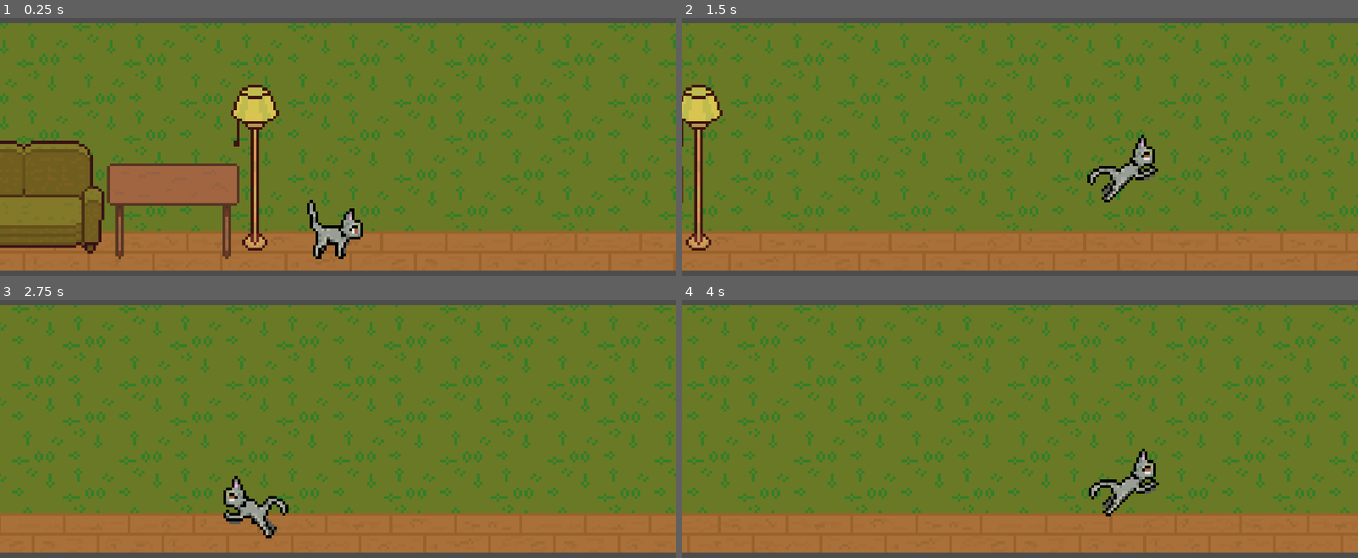
Above: before the commit, frames 1-4 (two rows, left to right).
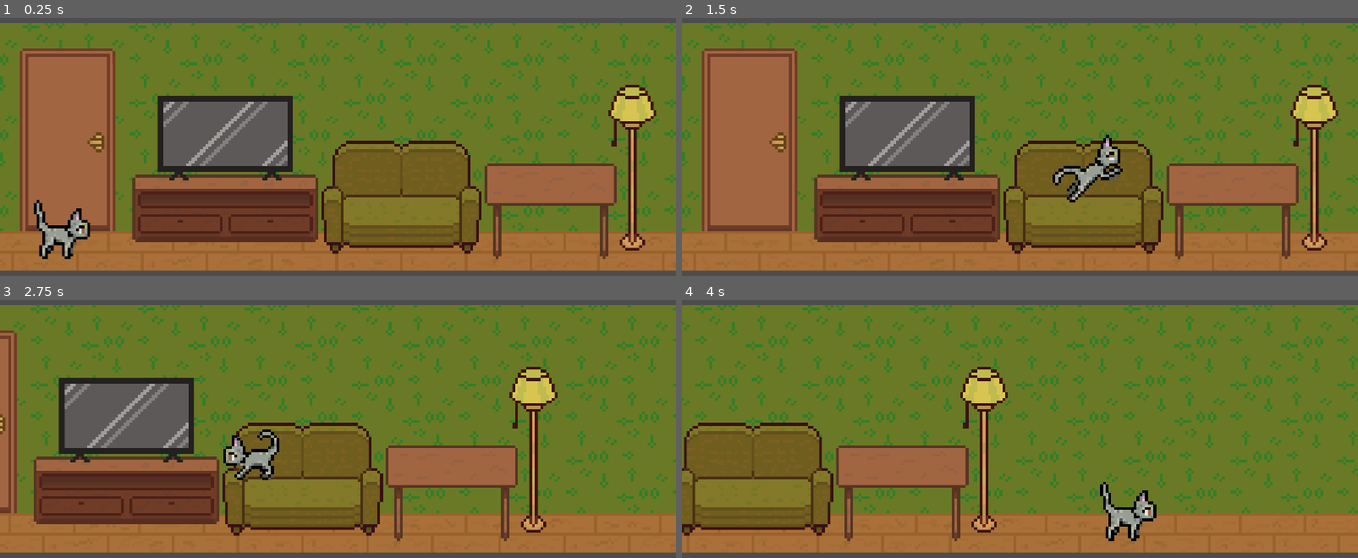
Above: after the commit, the same moments.

Repository: Treno1/NaughtyCat
Game: Godot game, scene res://scenes/game.tscn
Two runs of this game, one before a commit and one after it. Both use one fixed random seed, a clock stepped at 60 frames per second and the inputs below.
Inputs:
- Up to frame 1 (0.25 s): no input
- Up to frame 2 (1.5 s): tap Enter (ui_accept) at 0.5, 0.6 s; hold Right (ui_right) from 0.53 s (still down); tap Space (jump) at 0.77, 0.8, 1.07, 1.35 s
- Up to frame 3 (2.75 s): tap Space (jump) at 1.52, 1.82, 2.3 s; tap Enter (ui_accept) at 1.55, 2.1 s; release Right (ui_right) at 2.03 s; hold Left (ui_left) from 2.03 s (still down)
- Up to frame 4 (4 s): release Left (ui_left) at 2.78 s; hold Right (ui_right) from 2.78 s (still down); tap Enter (ui_accept) at 2.85 s; tap Space (jump) at 3.02, 3.32, 3.6, 3.77 s

The runs differ from the first frame. In frame 1, 47% of the frame differs, in the area x 0-100%, y 1-94%; in frame 2, 45%; in frame 3, 38%; in frame 4, 26%.

Commit message:
Land animations

Diff:
--- a/character_body_2d.gd
+++ /dev/null
@@ -1,25 +0,0 @@
-extends CharacterBody2D
-
-
-const SPEED = 130.0
-const JUMP_VELOCITY = -300.0
-
-
-func _physics_process(delta: float) -> void:
-	# Add the gravity.
-	if not is_on_floor():
-		velocity += get_gravity() * delta
-
-	# Handle jump.
-	if Input.is_action_just_pressed("ui_accept") and is_on_floor():
-		velocity.y = JUMP_VELOCITY
-
-	# Get the input direction and handle the movement/deceleration.
-	# As good practice, you should replace UI actions with custom gameplay actions.
-	var direction := Input.get_axis("ui_left", "ui_right")
-	if direction:
-		velocity.x = direction * SPEED
-	else:
-		velocity.x = move_toward(velocity.x, 0, SPEED)
-
-	move_and_slide()
--- a/project.godot
+++ b/project.godot
@@ -14,6 +14,10 @@
 run/main_scene="uid://c8i4g673wuxt1"
 config/features=PackedStringArray("4.5", "Forward Plus")
 config/icon="res://icon.svg"
+
+[autoload]
+
+Game="*res://scripts/game.gd"
 
 [display]
 
--- a/scenes/game.tscn
+++ b/scenes/game.tscn
@@ -1,7 +1,9 @@
-[gd_scene load_steps=10 format=3 uid="uid://c8i4g673wuxt1"]
+[gd_scene load_steps=18 format=3 uid="uid://c8i4g673wuxt1"]
 
+[ext_resource type="Script" uid="uid://bao8i56q8jlrq" path="res://scripts/game.gd" id="1_lbhrr"]
 [ext_resource type="PackedScene" uid="uid://co1pxrnjscwd0" path="res://scenes/player.tscn" id="1_uwrxv"]
 [ext_resource type="Texture2D" uid="uid://b5b28wckvo4ot" path="res://assets/sprites/lvl1/Room.png" id="1_yqjtg"]
+[ext_resource type="PackedScene" uid="uid://cocn3nc3mwbvg" path="res://scenes/landing_collision.tscn" id="3_lnu2h"]
 
 [sub_resource type="WorldBoundaryShape2D" id="WorldBoundaryShape2D_uwrxv"]
 
@@ -13,26 +15,44 @@
 normal = Vector2(-1, 0)
 distance = -556.0
 
+[sub_resource type="RectangleShape2D" id="RectangleShape2D_p57ef"]
+size = Vector2(62, 27)
+
 [sub_resource type="RectangleShape2D" id="RectangleShape2D_yqjtg"]
 size = Vector2(64, 3)
+
+[sub_resource type="RectangleShape2D" id="RectangleShape2D_u5sy4"]
+size = Vector2(40, 27)
 
 [sub_resource type="RectangleShape2D" id="RectangleShape2D_lnu2h"]
 size = Vector2(41, 3)
 
+[sub_resource type="RectangleShape2D" id="RectangleShape2D_gee14"]
+size = Vector2(6, 27)
+
 [sub_resource type="RectangleShape2D" id="RectangleShape2D_lbhrr"]
 size = Vector2(7, 2)
+
+[sub_resource type="RectangleShape2D" id="RectangleShape2D_0tnpc"]
+size = Vector2(6, 27)
+
+[sub_resource type="RectangleShape2D" id="RectangleShape2D_vtaks"]
+size = Vector2(44, 27)
 
 [sub_resource type="RectangleShape2D" id="RectangleShape2D_iywne"]
 size = Vector2(44.75, 3)
 
+[sub_resource type="WorldBoundaryShape2D" id="WorldBoundaryShape2D_kvpfn"]
+
 [node name="Game" type="Node2D"]
+script = ExtResource("1_lbhrr")
 
 [node name="Sprite2D" type="Sprite2D" parent="."]
 position = Vector2(206, 20)
 texture = ExtResource("1_yqjtg")
 
 [node name="Player" parent="." instance=ExtResource("1_uwrxv")]
-position = Vector2(110, 55)
+position = Vector2(-121, 59)
 
 [node name="Camera2D" type="Camera2D" parent="Player"]
 position = Vector2(0, -36)
@@ -61,12 +81,28 @@
 
 [node name="TvStand" type="StaticBody2D" parent="Surfaces"]
 
+[node name="Landing5" parent="Surfaces/TvStand" instance=ExtResource("3_lnu2h")]
+unique_name_in_owner = true
+visible = false
+position = Vector2(-64, 18)
+
+[node name="CollisionShape2D" type="CollisionShape2D" parent="Surfaces/TvStand/Landing5"]
+shape = SubResource("RectangleShape2D_p57ef")
+
 [node name="CollisionShape2D" type="CollisionShape2D" parent="Surfaces/TvStand"]
 position = Vector2(-64, 34)
 shape = SubResource("RectangleShape2D_yqjtg")
 one_way_collision = true
 
 [node name="CouchSit" type="StaticBody2D" parent="Surfaces"]
+
+[node name="Landing4" parent="Surfaces/CouchSit" instance=ExtResource("3_lnu2h")]
+unique_name_in_owner = true
+visible = false
+position = Vector2(-2, 29)
+
+[node name="CollisionShape2D" type="CollisionShape2D" parent="Surfaces/CouchSit/Landing4"]
+shape = SubResource("RectangleShape2D_u5sy4")
 
 [node name="CollisionShape2D" type="CollisionShape2D" parent="Surfaces/CouchSit"]
 position = Vector2(-1.5, 44.5)
@@ -75,12 +111,28 @@
 
 [node name="CouchLeftArmrest" type="StaticBody2D" parent="Surfaces"]
 
+[node name="Landing3" parent="Surfaces/CouchLeftArmrest" instance=ExtResource("3_lnu2h")]
+unique_name_in_owner = true
+visible = false
+position = Vector2(-27, 24)
+
+[node name="CollisionShape2D" type="CollisionShape2D" parent="Surfaces/CouchLeftArmrest/Landing3"]
+shape = SubResource("RectangleShape2D_gee14")
+
 [node name="CollisionShape2D" type="CollisionShape2D" parent="Surfaces/CouchLeftArmrest"]
 position = Vector2(-26, 39)
 shape = SubResource("RectangleShape2D_lbhrr")
 one_way_collision = true
 
 [node name="CouchRightArmrest" type="StaticBody2D" parent="Surfaces"]
+
+[node name="Landing2" parent="Surfaces/CouchRightArmrest" instance=ExtResource("3_lnu2h")]
+unique_name_in_owner = true
+visible = false
+position = Vector2(23, 24)
+
+[node name="CollisionShape2D" type="CollisionShape2D" parent="Surfaces/CouchRightArmrest/Landing2"]
+shape = SubResource("RectangleShape2D_0tnpc")
 
 [node name="CollisionShape2D" type="CollisionShape2D" parent="Surfaces/CouchRightArmrest"]
 position = Vector2(23, 39)
@@ -89,7 +141,27 @@
 
 [node name="Table" type="StaticBody2D" parent="Surfaces"]
 
+[node name="Landing" parent="Surfaces/Table" instance=ExtResource("3_lnu2h")]
+visible = false
+position = Vector2(51, 22)
+
+[node name="CollisionShape2D" type="CollisionShape2D" parent="Surfaces/Table/Landing"]
+shape = SubResource("RectangleShape2D_vtaks")
+
 [node name="CollisionShape2D" type="CollisionShape2D" parent="Surfaces/Table"]
 position = Vector2(51.375, 37)
 shape = SubResource("RectangleShape2D_iywne")
 one_way_collision = true
+
+[node name="FloorLanding" parent="." instance=ExtResource("3_lnu2h")]
+visible = false
+position = Vector2(114, 27)
+
+[node name="CollisionShape2D" type="CollisionShape2D" parent="FloorLanding"]
+shape = SubResource("WorldBoundaryShape2D_kvpfn")
+
+[editable path="Surfaces/TvStand/Landing5"]
+[editable path="Surfaces/CouchSit/Landing4"]
+[editable path="Surfaces/CouchLeftArmrest/Landing3"]
+[editable path="Surfaces/CouchRightArmrest/Landing2"]
+[editable path="FloorLanding"]
--- /dev/null
+++ b/scenes/landing_collision.tscn
@@ -0,0 +1,10 @@
+[gd_scene load_steps=2 format=3 uid="uid://cocn3nc3mwbvg"]
+
+[ext_resource type="Script" uid="uid://cwqpw8op0nd7v" path="res://scripts/landing_collision.gd" id="1_s2bbl"]
+
+[node name="Area2D" type="Area2D"]
+collision_mask = 2
+script = ExtResource("1_s2bbl")
+
+[connection signal="body_entered" from="." to="." method="_on_body_entered"]
+[connection signal="body_exited" from="." to="." method="_on_body_exited"]
--- a/scenes/player.tscn
+++ b/scenes/player.tscn
@@ -43,10 +43,6 @@
 atlas = ExtResource("1_3vyb7")
 region = Rect2(64, 64, 32, 32)
 
-[sub_resource type="AtlasTexture" id="AtlasTexture_f1ej7"]
-atlas = ExtResource("1_3vyb7")
-region = Rect2(0, 128, 32, 32)
-
 [sub_resource type="AtlasTexture" id="AtlasTexture_oprun"]
 atlas = ExtResource("1_3vyb7")
 region = Rect2(32, 128, 32, 32)
@@ -54,10 +50,6 @@
 [sub_resource type="AtlasTexture" id="AtlasTexture_a8ls1"]
 atlas = ExtResource("1_3vyb7")
 region = Rect2(64, 128, 32, 32)
-
-[sub_resource type="AtlasTexture" id="AtlasTexture_qfm1y"]
-atlas = ExtResource("1_3vyb7")
-region = Rect2(96, 128, 32, 32)
 
 [sub_resource type="AtlasTexture" id="AtlasTexture_fulsm"]
 atlas = ExtResource("1_3vyb7")
@@ -102,7 +94,7 @@
 }],
 "loop": true,
 "name": &"fly",
-"speed": 3.0
+"speed": 10.0
 }, {
 "frames": [{
 "duration": 1.0,
@@ -140,20 +132,14 @@
 }, {
 "frames": [{
 "duration": 1.0,
-"texture": SubResource("AtlasTexture_f1ej7")
-}, {
-"duration": 1.0,
 "texture": SubResource("AtlasTexture_oprun")
 }, {
 "duration": 1.0,
 "texture": SubResource("AtlasTexture_a8ls1")
-}, {
-"duration": 1.0,
-"texture": SubResource("AtlasTexture_qfm1y")
 }],
 "loop": false,
 "name": &"land",
-"speed": 3.0
+"speed": 10.0
 }, {
 "frames": [{
 "duration": 1.0,
@@ -195,12 +181,13 @@
 height = 18.0
 
 [node name="Player" type="CharacterBody2D"]
+collision_layer = 2
 script = ExtResource("1_g2els")
 
 [node name="AnimatedSprite2D" type="AnimatedSprite2D" parent="."]
 position = Vector2(0, -16)
 sprite_frames = SubResource("SpriteFrames_smehm")
-animation = &"run"
+animation = &"idle"
 autoplay = "idle"
 
 [node name="CollisionShape2D" type="CollisionShape2D" parent="."]
@@ -208,3 +195,5 @@
 position = Vector2(0, -9)
 rotation = 1.5707964
 shape = SubResource("CapsuleShape2D_ur7pv")
+
+[node name="AnimationPlayer" type="AnimationPlayer" parent="."]
--- /dev/null
+++ b/scripts/game.gd
@@ -0,0 +1,3 @@
+extends Node2D
+
+var player: CatPlayer = null
--- /dev/null
+++ b/scripts/landing_collision.gd
@@ -0,0 +1,16 @@
+extends Area2D
+
+
+
+func _on_body_entered(body: Node2D) -> void:
+	if body != Game.player:
+		return
+
+	Game.player.add_landing(self.get_instance_id())
+
+
+func _on_body_exited(body: Node2D) -> void:
+	if body != Game.player:
+		return
+
+	Game.player.remove_landing(self.get_instance_id())
--- a/scripts/player.gd
+++ b/scripts/player.gd
@@ -1,10 +1,25 @@
 extends CharacterBody2D
-
+class_name CatPlayer
 
 const SPEED = 130.0
 const JUMP_VELOCITY = -200.0
 
 @onready var animated_sprite: AnimatedSprite2D = $AnimatedSprite2D
+
+var landings := []
+
+func add_landing(instance_id: int):
+	if not landings.has(instance_id):
+		landings.append(instance_id)
+
+func remove_landing(instance_id: int):
+	landings.erase(instance_id)
+
+func is_in_landing_zone():
+	return !landings.is_empty()
+
+func _ready() -> void:
+	Game.player = self
 
 func _physics_process(delta: float) -> void:
 	# Add the gravity.
@@ -32,7 +47,15 @@
 		else:
 			animated_sprite.play("run")
 	else:
-		animated_sprite.play("jump")
+		# Going up
+		if velocity.y < 0:
+			animated_sprite.play("jump")
+		# Going down
+		elif velocity.y > 0:
+			if is_in_landing_zone():
+				animated_sprite.play("land")
+			else:
+				animated_sprite.play("fly")
 
 	# Apply movement
 	if direction:
Not shown, removed: character_body_2d.gd.uid
Not shown: 1 places in scenes/player.tscn that only renumber resources
Not shown, added: scripts/game.gd.uid
Not shown, added: scripts/landing_collision.gd.uid
